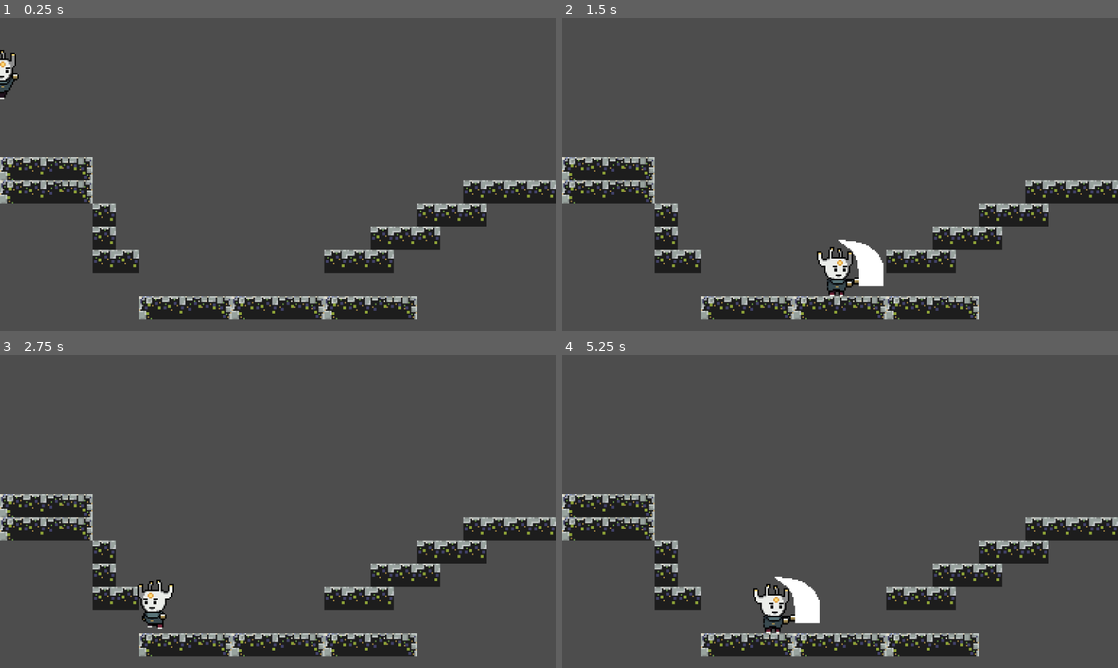
Above: before the commit, frames 1-4 (two rows, left to right).
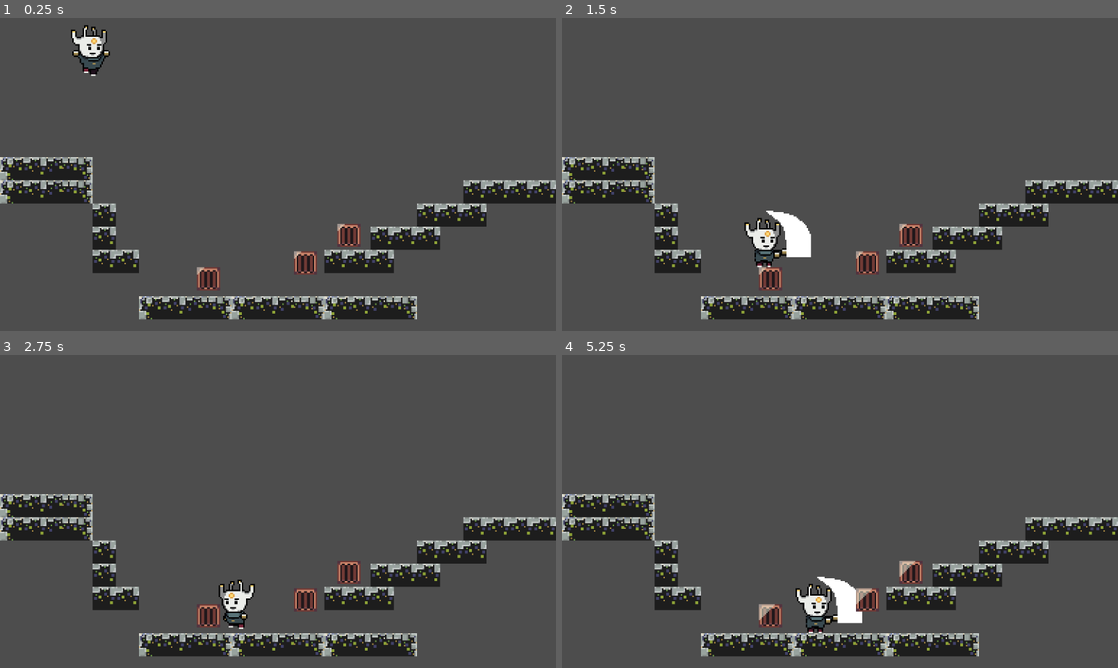
Above: after the commit, the same moments.

Repository: heliosalesjr/VermeerschPlatformer
Game: Godot game, scene res://scenes/main_scene.tscn
The game is run twice, just before and just after one commit, with the same random seed, the same clock (stepped at 60 frames per second) and the same inputs. The project has no main scene, so this scene is started directly.
Inputs:
- Up to frame 1 (0.25 s): no input
- Up to frame 2 (1.5 s): hold Right (ui_right) from 0.53 s (still down); tap Shift (ui_sword) at 0.6, 1.35 s
- Up to frame 3 (2.75 s): release Right (ui_right) at 2.03 s; hold Left (ui_left) from 2.03 s (still down); tap Shift (ui_sword) at 2.1 s
- Up to frame 4 (5.25 s): release Left (ui_left) at 2.78 s; hold Right (ui_right) 2.78-4.28 s; tap Shift (ui_sword) every 0.75 s from 2.85 to 5.1 s; hold Left (ui_left) 4.28-5.03 s; hold Right (ui_right) from 5.03 s (still down)

The runs differ from the first frame. In frame 1, 1.8% of the frame differs, in the area x 0-65%, y 2-88%; in frame 2, 3.1%, in the area x 32-65%, y 61-89%; in frame 3, 2.0%; in frame 4, 2.7%.

Commit message:
added crates and organized the visibility layers

Diff:
--- /dev/null
+++ b/scenes/Crate.gd
@@ -0,0 +1,5 @@
+extends StaticBody2D
+
+
+func _on_hitbox_area_entered(area):
+	print("migranas")
--- /dev/null
+++ b/scenes/crate.tscn
@@ -0,0 +1,118 @@
+[gd_scene load_steps=10 format=3 uid="uid://58fwiwipmrny"]
+
+[ext_resource type="Script" path="res://scenes/Crate.gd" id="1_etnku"]
+[ext_resource type="Texture2D" uid="uid://b8j6l2dx6pawc" path="res://assets/Sprites/Interactables/Crates.png" id="2_7i2b0"]
+
+[sub_resource type="RectangleShape2D" id="RectangleShape2D_642q2"]
+size = Vector2(16, 16)
+
+[sub_resource type="RectangleShape2D" id="RectangleShape2D_0c7cn"]
+size = Vector2(14, 14)
+
+[sub_resource type="Animation" id="Animation_sgwpy"]
+length = 0.001
+tracks/0/type = "value"
+tracks/0/imported = false
+tracks/0/enabled = true
+tracks/0/path = NodePath("Sprite2D:frame")
+tracks/0/interp = 1
+tracks/0/loop_wrap = true
+tracks/0/keys = {
+"times": PackedFloat32Array(0),
+"transitions": PackedFloat32Array(1),
+"update": 1,
+"values": [1]
+}
+
+[sub_resource type="Animation" id="Animation_2i27n"]
+resource_name = "active"
+length = 0.7
+loop_mode = 1
+tracks/0/type = "value"
+tracks/0/imported = false
+tracks/0/enabled = true
+tracks/0/path = NodePath("Sprite2D:frame")
+tracks/0/interp = 1
+tracks/0/loop_wrap = true
+tracks/0/keys = {
+"times": PackedFloat32Array(0, 0.1, 0.2, 0.3, 0.4, 0.5, 0.6),
+"transitions": PackedFloat32Array(1, 1, 1, 1, 1, 1, 1),
+"update": 1,
+"values": [0, 1, 1, 2, 3, 4, 5]
+}
+
+[sub_resource type="Animation" id="Animation_qsn3h"]
+resource_name = "destroyed"
+length = 0.9
+tracks/0/type = "value"
+tracks/0/imported = false
+tracks/0/enabled = true
+tracks/0/path = NodePath("Sprite2D:frame")
+tracks/0/interp = 1
+tracks/0/loop_wrap = true
+tracks/0/keys = {
+"times": PackedFloat32Array(0, 0.1, 0.2, 0.3, 0.4, 0.5, 0.6, 0.7, 0.8),
+"transitions": PackedFloat32Array(1, 1, 1, 1, 1, 1, 1, 1, 1),
+"update": 1,
+"values": [5, 6, 7, 8, 9, 10, 11, 12, 12]
+}
+
+[sub_resource type="Animation" id="Animation_ofukq"]
+resource_name = "hurt"
+length = 0.4
+tracks/0/type = "value"
+tracks/0/imported = false
+tracks/0/enabled = true
+tracks/0/path = NodePath("Sprite2D:frame")
+tracks/0/interp = 1
+tracks/0/loop_wrap = true
+tracks/0/keys = {
+"times": PackedFloat32Array(0, 0.1, 0.2, 0.3),
+"transitions": PackedFloat32Array(1, 1, 1, 1),
+"update": 1,
+"values": [13, 14, 15, 16]
+}
+
+[sub_resource type="AnimationLibrary" id="AnimationLibrary_5xvhm"]
+_data = {
+"RESET": SubResource("Animation_sgwpy"),
+"active": SubResource("Animation_2i27n"),
+"destroyed": SubResource("Animation_qsn3h"),
+"hurt": SubResource("Animation_ofukq")
+}
+
+[node name="Crate" type="StaticBody2D"]
+light_mask = 16
+visibility_layer = 8
+collision_layer = 17
+collision_mask = 9
+script = ExtResource("1_etnku")
+
+[node name="CollisionShape2D" type="CollisionShape2D" parent="."]
+visible = false
+shape = SubResource("RectangleShape2D_642q2")
+
+[node name="Sprite2D" type="Sprite2D" parent="."]
+position = Vector2(2.08165e-12, 2.08165e-12)
+texture = ExtResource("2_7i2b0")
+hframes = 4
+vframes = 5
+frame = 1
+
+[node name="hitbox" type="Area2D" parent="."]
+light_mask = 16
+visibility_layer = 8
+
+[node name="CollisionShape2D" type="CollisionShape2D" parent="hitbox"]
+visible = false
+light_mask = 17
+visibility_layer = 9
+shape = SubResource("RectangleShape2D_0c7cn")
+
+[node name="anim" type="AnimationPlayer" parent="."]
+autoplay = "active"
+libraries = {
+"": SubResource("AnimationLibrary_5xvhm")
+}
+
+[connection signal="area_entered" from="hitbox" to="." method="_on_hitbox_area_entered"]
--- a/scenes/main_scene.tscn
+++ b/scenes/main_scene.tscn
@@ -1,7 +1,8 @@
-[gd_scene load_steps=5 format=3 uid="uid://dpy10v048srh1"]
+[gd_scene load_steps=6 format=3 uid="uid://dpy10v048srh1"]
 
 [ext_resource type="PackedScene" uid="uid://d1ensb04nox58" path="res://scenes/player.tscn" id="1_b33pc"]
 [ext_resource type="Texture2D" uid="uid://bndbv2oia2guw" path="res://assets/Sprites/Ground/ground-tileset.png" id="2_0ax88"]
+[ext_resource type="PackedScene" uid="uid://58fwiwipmrny" path="res://scenes/crate.tscn" id="3_v1qht"]
 
 [sub_resource type="TileSetAtlasSource" id="TileSetAtlasSource_onvw0"]
 texture = ExtResource("2_0ax88")
@@ -128,9 +129,26 @@
 anchor_mode = 0
 zoom = Vector2(3, 3)
 
-[node name="TileMap" type="TileMap" parent="."]
+[node name="Player" parent="." instance=ExtResource("1_b33pc")]
+position = Vector2(63, -16)
+
+[node name="Ground" type="TileMap" parent="."]
 tile_set = SubResource("TileSet_y13yb")
 format = 2
 layer_0/tile_data = PackedInt32Array(393216, 0, 0, 393217, 65536, 0, 393218, 131072, 0, 393219, 196608, 0, 458752, 0, 0 …(573 unchanged characters)…
 
-[node name="Player" parent="." instance=ExtResource("1_b33pc")]
+[node name="Crate" parent="." instance=ExtResource("3_v1qht")]
+light_mask = 17
+position = Vector2(144, 180)
+
+[node name="Crate2" parent="." instance=ExtResource("3_v1qht")]
+light_mask = 17
+position = Vector2(211, 169)
+collision_layer = 1
+collision_mask = 1
+
+[node name="Crate3" parent="." instance=ExtResource("3_v1qht")]
+light_mask = 17
+position = Vector2(241, 150)
+collision_layer = 1
+collision_mask = 1
--- a/scenes/player.gd
+++ b/scenes/player.gd
@@ -68,7 +68,7 @@
 
 	if Input.is_action_just_pressed("ui_sword"):
 		CurrentState = PlayerStates.SWORD
-
+		velocity.x = movement
 func Jump():
 #	if Input.is_action_just_pressed("ui_jump"):
 		velocity.y -= jump
--- a/scenes/player.tscn
+++ b/scenes/player.tscn
@@ -147,6 +147,7 @@
 size = Vector2(20, 30)
 
 [node name="Player" type="CharacterBody2D"]
+light_mask = 8
 script = ExtResource("1_5nvjw")
 
 [node name="Sprite2D" type="Sprite2D" parent="."]
@@ -165,6 +166,8 @@
 }
 
 [node name="Sword" type="Area2D" parent="."]
+light_mask = 8
+visibility_layer = 17
 position = Vector2(25, 2.08165e-12)
 
 [node name="CollisionShape2D" type="CollisionShape2D" parent="Sword"]
